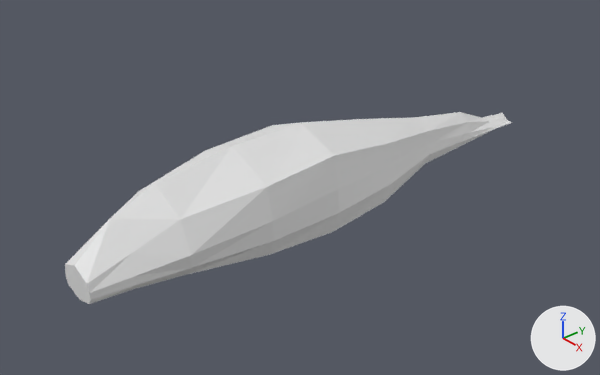
Before and after pictures for a commit that changed the Blender file blender/practise/イルカ.blend.
Camera for both pictures: a 50 mm lens placed at (8.22, -7.68, 5.46), pointed at (-0.06, -0.57, -0.35). The lights are fixed; the arrows at lower right show +X, +Y and +Z.

Names of what the first picture shows: '円柱'.
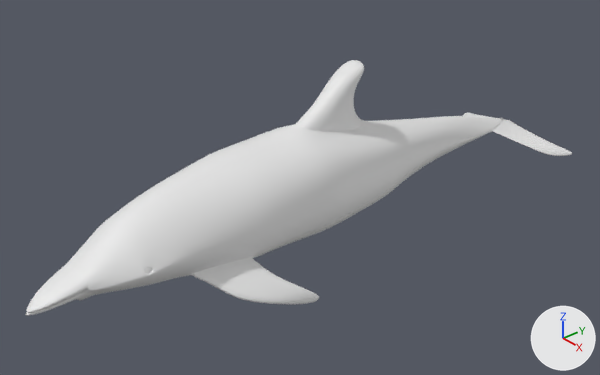
Commit message: イルカの更新

Where the change shows, as pixel boxes (x1, y1, x2, y2) in the pictures (600 x 375 px):
'円柱', reshaped, moved, modifiers changed (22% wider, 33% taller): before (65, 112, 512, 304); after (26, 60, 572, 316)

Diff of the bpy script that builds the scene:
```diff
--- a/blender/practise/イルカ.blend.py
+++ b/blender/practise/イルカ.blend.py
@@ me_円柱_001 @@
 # used by ob_円柱; location = (0.0, -0.01, 0.0); scale = (1.16, 2.0, 1.0)
-me_円柱_001.from_pydata(...)  # 60 vertices, 46 faces; spans x 0.0..0.73, y -2.12..2.13, z -1.02..0.74
+me_円柱_001.from_pydata(...)  # 356 vertices, 353 faces; spans x -1.2..1.2, y -2.47..2.45, z -1.28..1.47
+# me_円柱_001 part 1: 19 vertices removed from x 0.0..0.73, y -2.12..2.13, z -0.63..0.74; 315 vertices added at x -1.2..1.2, y -2.47..2.45, z -1.28..1.47
@@ ob_円柱 @@
 ob_円柱 = bpy.data.objects.new('円柱', me_円柱_001)
-ob_円柱.location = (0.0, -0.01, 0.0)
+ob_円柱.location = (0.02, -0.01, 0.0)
 ob_円柱.scale = (1.16, 2.0, 1.0)
-_m = ob_円柱.modifiers.new('ミラー', 'MIRROR')
+_m = ob_円柱.modifiers.new('Subsurf', 'SUBSURF')
```
